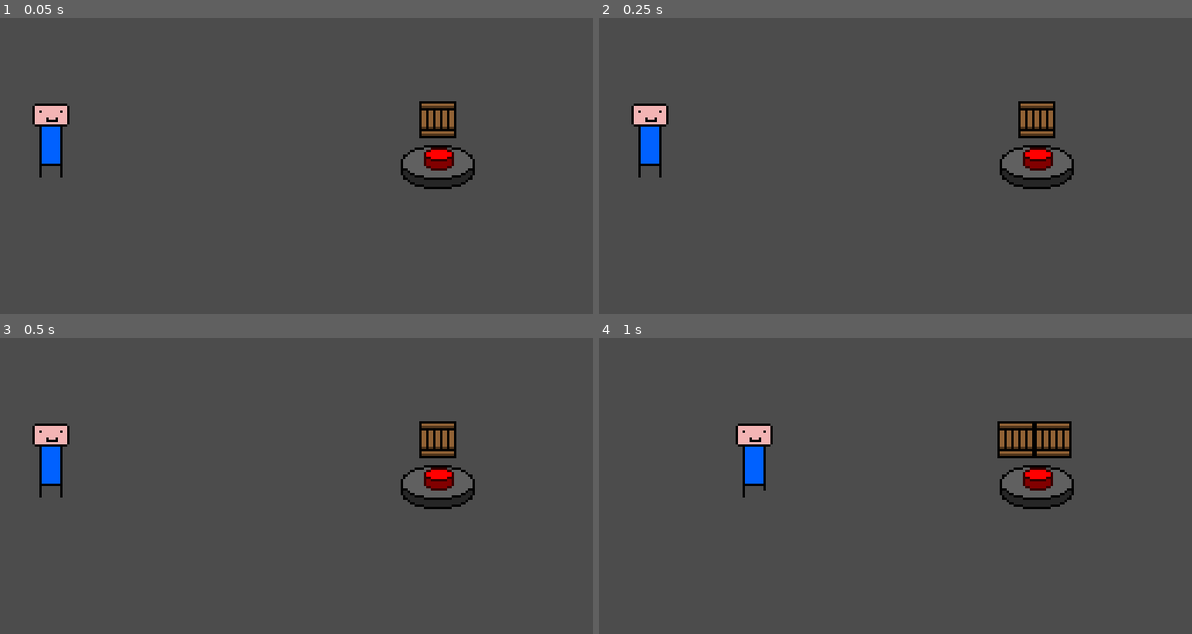
Above: before the commit, frames 1-4 (two rows, left to right).
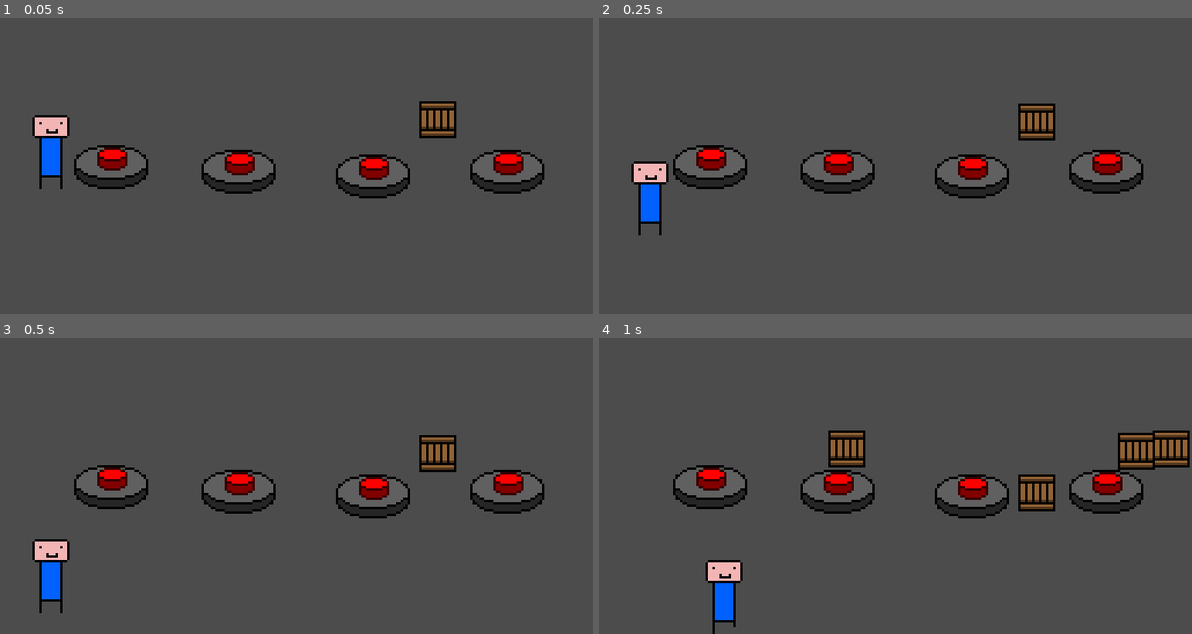
Above: after the commit, the same moments.

Repository: XxMicrowavexX/Box
Game: Godot game, scene res://Scenes/World.tscn
The game is run twice, just before and just after one commit, with the same random seed, the same clock (stepped at 60 frames per second) and the same inputs.
Inputs:
- Up to frame 1 (0.05 s): no input
- Up to frame 2 (0.25 s): no input
- Up to frame 3 (0.5 s): no input
- Up to frame 4 (1 s): tap Enter (ui_accept) at 0.5 s; hold Right (ui_right) from 0.53 s (still down); hold Enter (ui_accept) from 0.53 s (still down)

The runs differ from the first frame. In frame 1, 5.4% of the frame differs, in the area x 5-92%, y 28-61%; in frame 2, 7.0%; in frame 3, 7.4%; in frame 4, 11%, in the area x 12-100%, y 28-100%.

Commit message:
v2.0

Diff:
--- a/Scenes/Box.tscn
+++ b/Scenes/Box.tscn
@@ -4,7 +4,7 @@
 [ext_resource path="res://Scenes/Box.gd" type="Script" id=2]
 
 [node name="Box" type="RigidBody2D"]
-gravity_scale = 0.0
+gravity_scale = 0.5
 script = ExtResource( 2 )
 
 [node name="Area" type="Area2D" parent="."]
--- a/Scenes/World.gd
+++ b/Scenes/World.gd
@@ -13,7 +13,7 @@
 
 # Called every frame. 'delta' is the elapsed time since the previous frame.
 func _process(delta):
-	if Input.is_action_just_pressed("ui_accept"):
+	if Input.is_action_pressed("ui_accept"):
 		var box = load("res://Scenes/Box.tscn").instance()
-		box.position = Vector2(180, 36)
+		box.position = Vector2(rand_range(0, 1024), 36)
 		get_tree().get_root().add_child(box)
--- a/Scenes/World.tscn
+++ b/Scenes/World.tscn
@@ -22,7 +22,7 @@
 script = ExtResource( 4 )
 
 [node name="Button" parent="." instance=ExtResource( 2 )]
-position = Vector2( 172.504, 47.0541 )
+position = Vector2( 203.292, 48.9783 )
 
 [node name="Player" parent="." instance=ExtResource( 3 )]
 position = Vector2( 14.3584, 37.1608 )
@@ -54,10 +54,19 @@
 }
 
 [node name="WinText" type="RichTextLabel" parent="Control"]
-margin_left = 81.7795
-margin_top = 48.5867
-margin_right = 337.78
-margin_bottom = 176.587
+margin_left = 145.279
+margin_top = 204.449
+margin_right = 401.279
+margin_bottom = 332.449
 __meta__ = {
 "_edit_use_anchors_": false
 }
+
+[node name="Button2" parent="." instance=ExtResource( 2 )]
+position = Vector2( 144.834, 50.5443 )
+
+[node name="Button3" parent="." instance=ExtResource( 2 )]
+position = Vector2( 32.2666, 47.1769 )
+
+[node name="Button4" parent="." instance=ExtResource( 2 )]
+position = Vector2( 87.107, 49.1012 )
--- a/Scripts/PlayerMovement.gd
+++ b/Scripts/PlayerMovement.gd
@@ -8,9 +8,11 @@
 	if Input.is_action_pressed('ui_right'):
 		$Animation.play("Move")
 		vec.x += 1
+		vec.y += 1
 	elif Input.is_action_pressed('ui_left'):
 		$Animation.play("Move")
 		vec.x -= 1
+		vec.y += 1
 	elif Input.is_action_pressed('ui_down'):
 		$Animation.play("Move")
 		vec.y += 1
@@ -19,6 +21,7 @@
 		vec.y -= 1
 	else:
 		$Animation.play("Idle")
+		vec.y += 1
 	vec = vec.normalized() * speed
 
 func _process(delta):
Not shown, changed: export_presets.cfg
Not shown, changed: Box.pck
